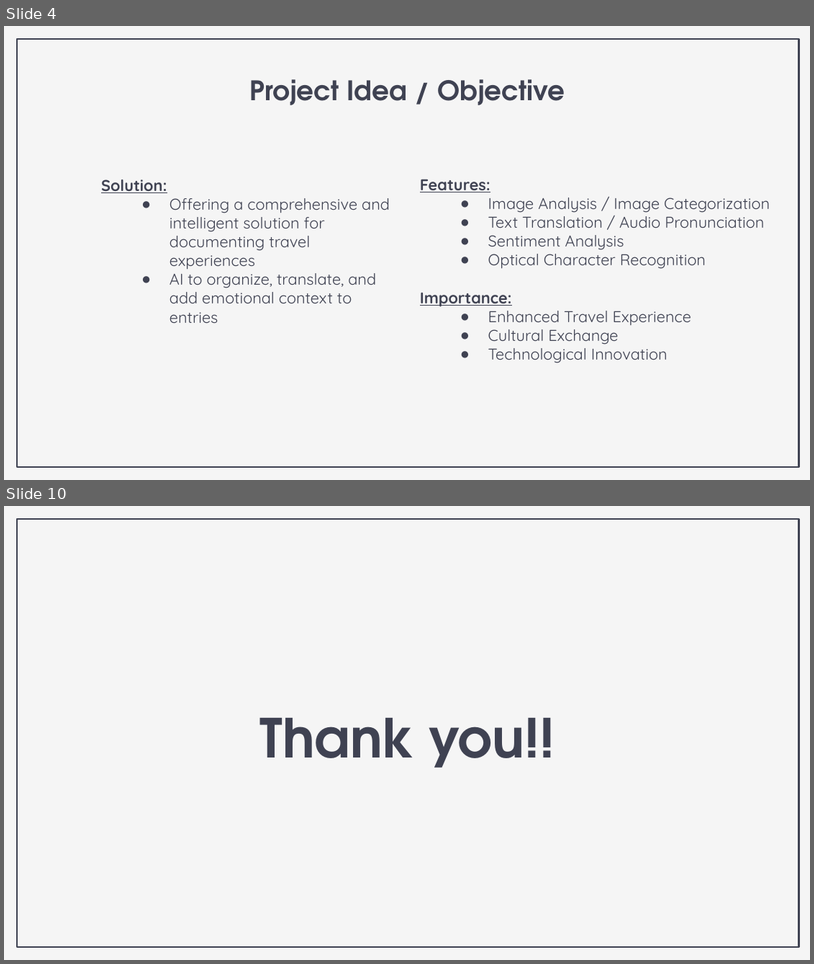
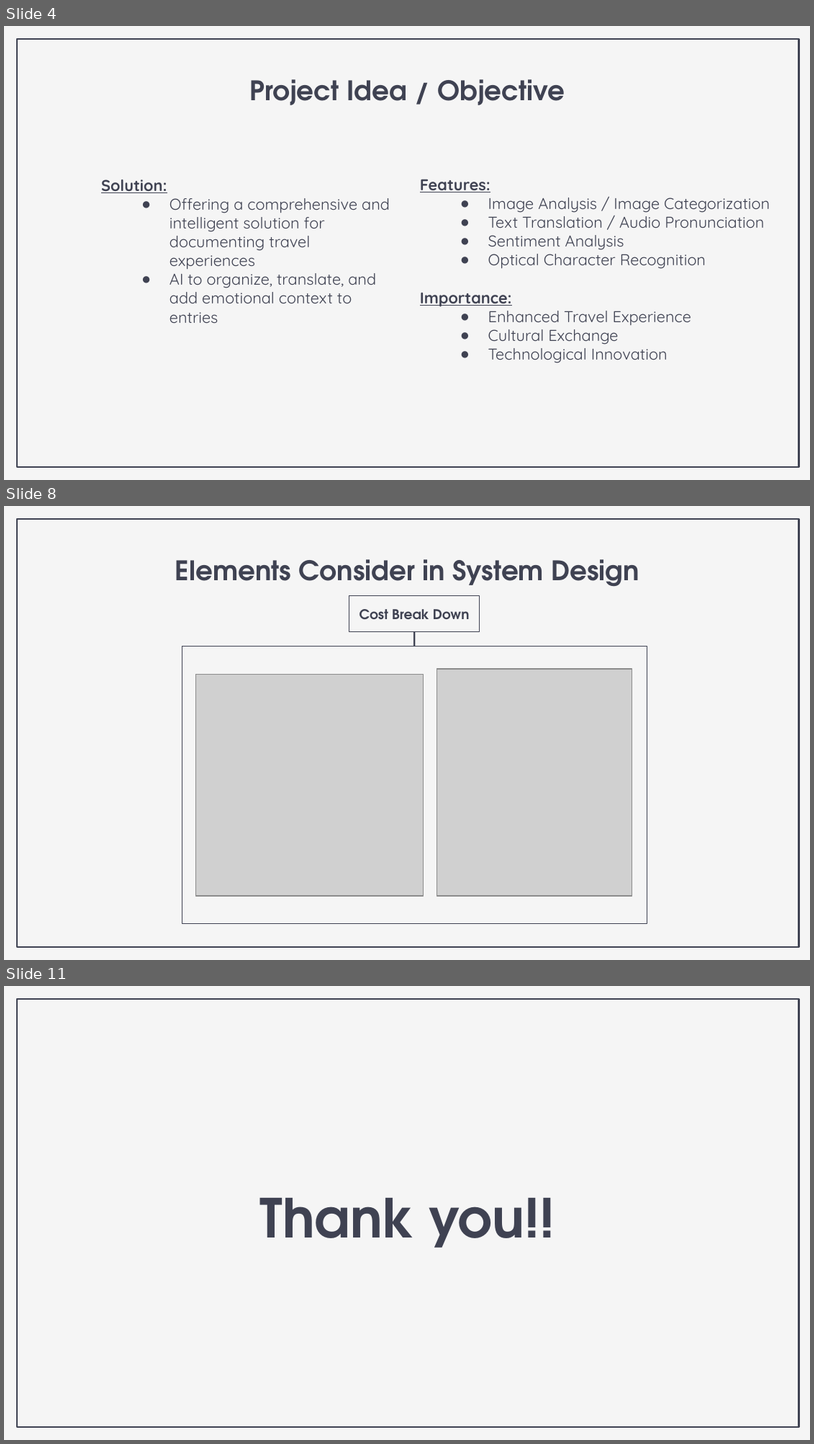
Before and after one commit to Harshil-V/CMPE281-Cloud-Project-2, a slide deck: CMPE281-Cloud-Project2.pptx. Shown one above the other, each under a label of ours: slides 4 and 10 before the commit, slides 4, 8 and 11 after it; the slides between them are not shown. The pictures are 814x964 and 814x1444 pixels, drawn with LibreOffice and Linux fonts; fonts in the diff are those of the drawing; grey boxes stand for pictures. Boxes give left, top, right and bottom in pixels: in the first picture for what was removed or moved away, otherwise in the second. Text is boxed around its words. In the diff, an @@ line names an element or a change of style, - is before the commit and + after.

```diff
--- a/CMPE281-Cloud-Project2.pptx
+++ b/CMPE281-Cloud-Project2.pptx
@@ slide 8 added at (x1=4, y1=506, x2=810, y2=960), background #F5F5F5; not listed: 1 template element that a slide beside it also shows @@
@@ title added at (x1=175, y1=559, x2=640, y2=587), 24 pt, text #3F4252, bold @@
+Elements Consider in System Design
@@ rectangle added at (x1=349, y1=595, x2=479, y2=632), outline #3F4252 0.75 pt, 12 pt, text #3F4252, bold @@
+Cost Break Down
@@ line added from (414, 646) to (414, 632), #3F4252 1.5 pt @@
@@ rectangle added at (x1=183, y1=646, x2=648, y2=923), outline #3F4252 0.75 pt @@
@@ picture added at (x1=196, y1=674, x2=423, y2=896) @@
@@ picture added at (x1=437, y1=669, x2=632, y2=896) @@
@@ what was slide 10 is now slide 11 @@
```
Also in this commit, not shown: 5 slides changed, 2 other files.
